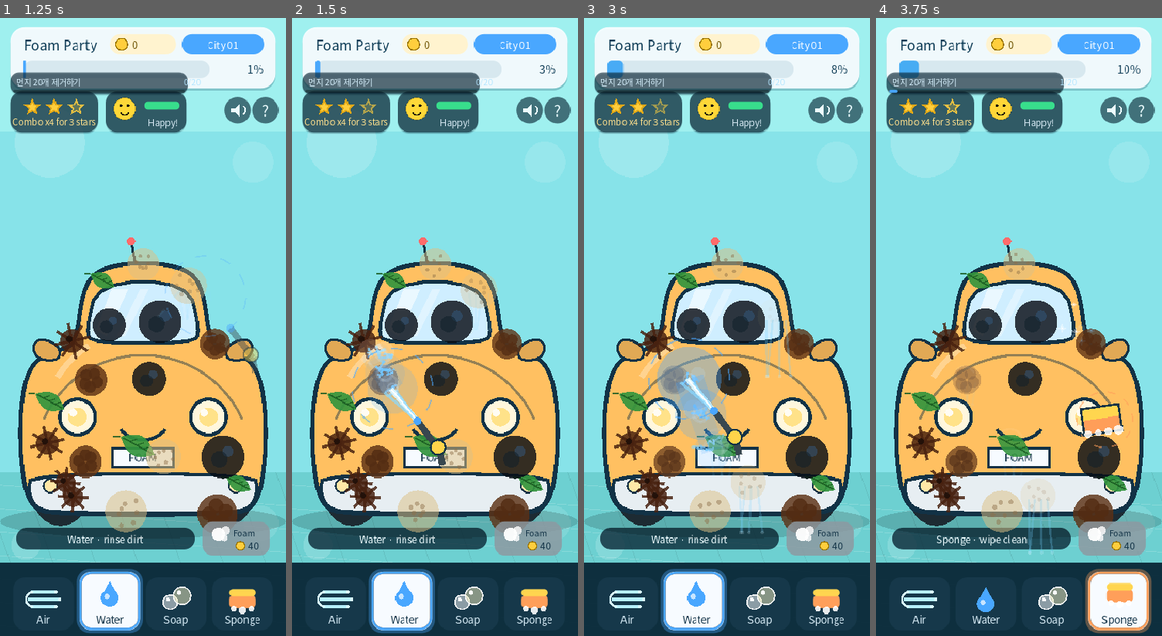
Above: before the commit, frames 1-4 (left to right).
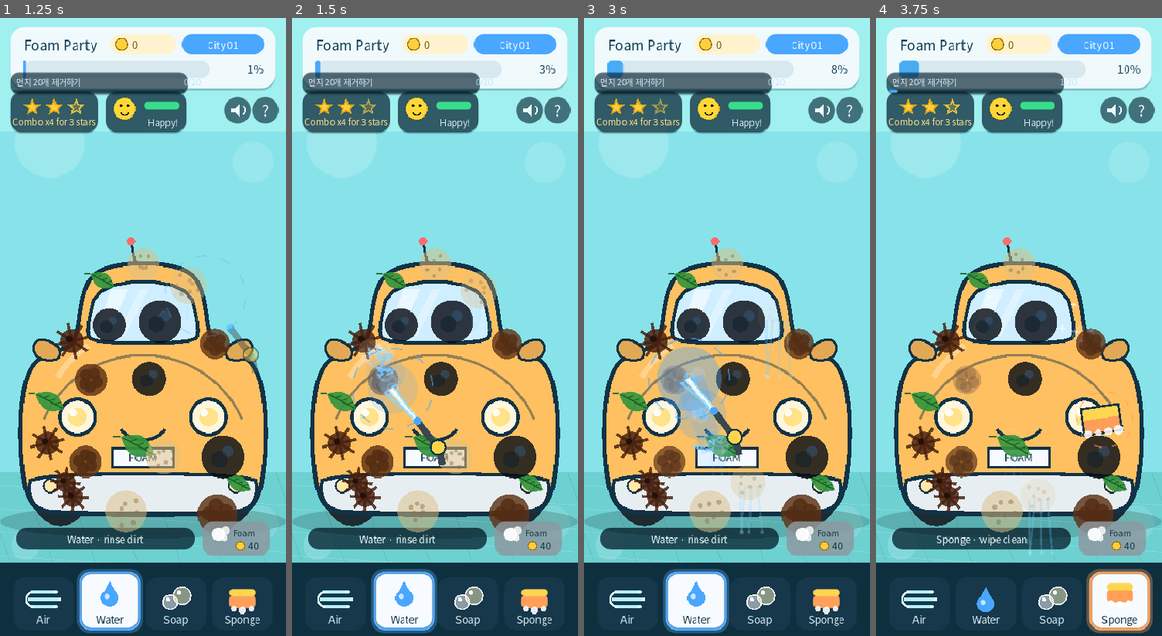
Above: after the commit, the same moments.

Repository: seorilabs/foam-party
Game: Godot game, scene res://scenes/main.tscn
Two runs of this game, one before a commit and one after it. Both use one fixed random seed, a clock stepped at 60 frames per second and the inputs below.
Inputs (mouse positions are in pixels of both pictures, inside the frame that each line leads up to):
- Up to frame 1 (1.25 s): tap Enter at 0.5, 0.6 s; move the mouse to (205, 296) at 0.52 s; click (205, 296) at 0.67 s; tap Space at 0.77 s
- Up to frame 2 (1.5 s): drag from (377, 357) to (420, 450) at 1.27 s
- Up to frame 3 (3 s): move the mouse to (755, 191) at 2.02 s; tap 2 at 2.1 s; click (755, 191) at 2.17 s; drag from (712, 450) to (641, 234) at 2.77 s
- Up to frame 4 (3.75 s): move the mouse to (1104, 419) at 3.52 s; tap 4 at 3.6 s; click (1104, 419) at 3.67 s

Frame 1 is identical in both runs. In frame 2, 0.5% of the frame differs, in the area x 26-51%, y 89-100%; in frame 3, 0.5%; in frame 4, 0.4%.

Commit message:
바운스 오프셋을 draw_style_box 호출 이전으로 이동 — 버튼 전체가 한 덩어리로 흔들리도록 수정

Diff:
--- a/godot/scripts/main.gd
+++ b/godot/scripts/main.gd
@@ -3607,6 +3607,10 @@
 		var rect := _get_tool_rect(index)
 		var color: Color = tool_colors[tool_id]
 		var is_selected := selected_tool == tool_id
+		if _tool_misapplied_time > 0.0 and tool_id == _tool_misapplied_tool_id:
+			var age := time_now - _tool_misapplied_time
+			if age < 0.5:
+				rect.position.x += sin(age * 55.0) * 5.0 * (1.0 - age / 0.5)
 		var visual_rect := rect
 		if is_selected:
 			visual_rect = Rect2(rect.position - Vector2(0.0, 8.0), rect.size + Vector2(0.0, 8.0))
@@ -3629,10 +3633,6 @@
 				_tool_hint_box.border_color = Color(color.r, color.g, color.b, 0.55 + 0.45 * pulse)
 				draw_style_box(_tool_hint_box, visual_rect.grow(4.0))
 			draw_style_box(_style("tool_idle", Color("#16384a"), 16.0), visual_rect)
-		if _tool_misapplied_time > 0.0 and tool_id == _tool_misapplied_tool_id:
-			var age := time_now - _tool_misapplied_time
-			if age < 0.5:
-				visual_rect.position.x += sin(age * 55.0) * 5.0 * (1.0 - age / 0.5)
 		_draw_tool_icon(tool_id, visual_rect.position + Vector2(visual_rect.size.x * 0.5, 30.0))
 		draw_string(font, visual_rect.position + Vector2(0.0, visual_rect.size.y - 9.0), tool_labels[tool_id], HORIZONTAL_ALIGNMENT_CENTER, visual_rect.size.x, 14, Color("#123246") if is_selected else Color(0.85, 0.93, 0.97))
 
